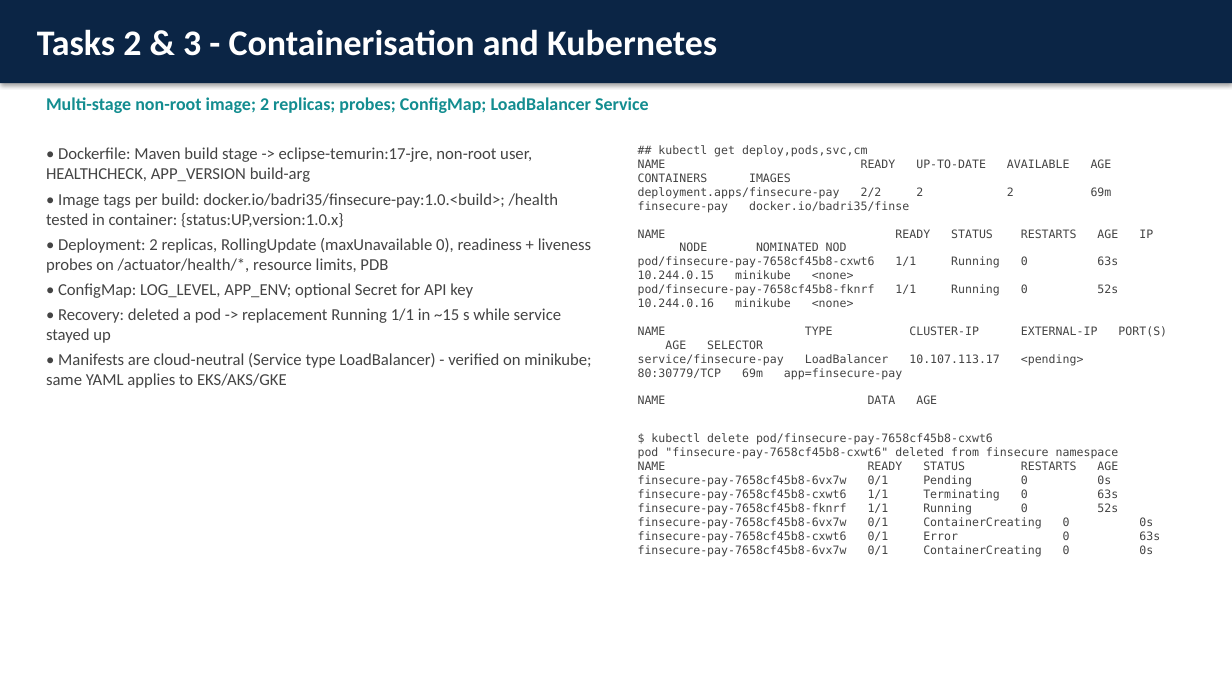
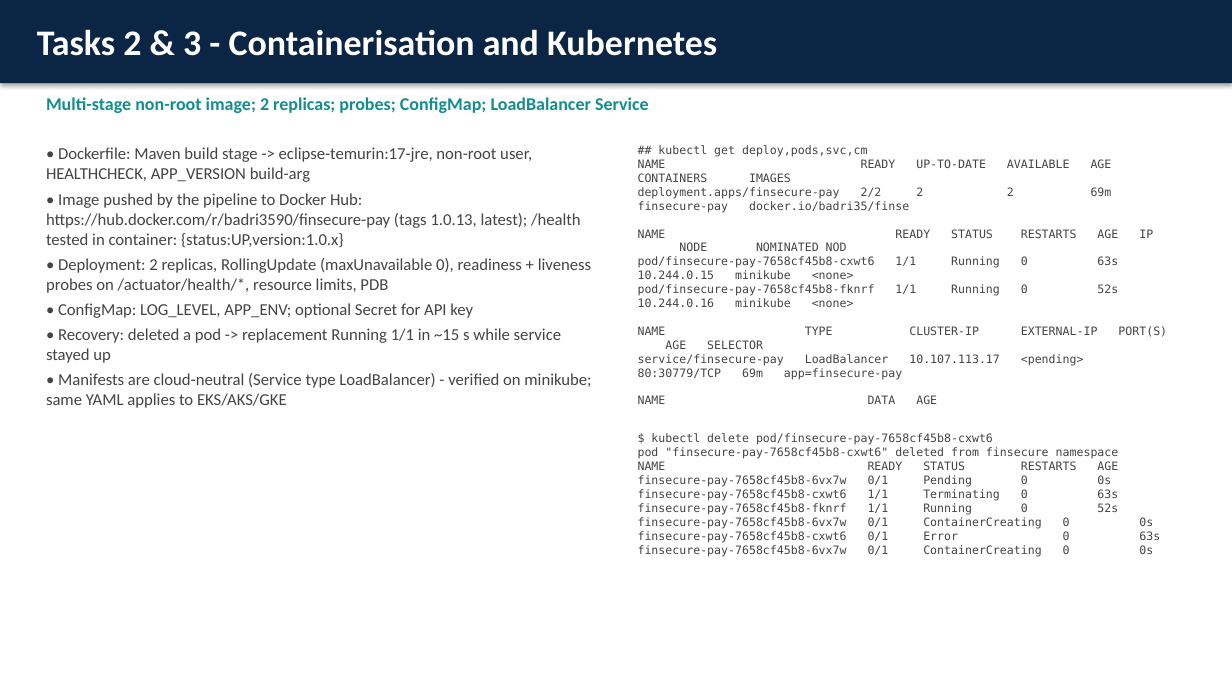
Before and after one commit to badri35/capstone, a slide deck: slide 3 of FinSecure-Pay-Capstone.pptx. Drawn at 1232x693 pixels with LibreOffice and Linux fonts; fonts in the diff are those of the drawing. Boxes give left, top, right and bottom in pixels: in the first picture for what was removed or moved away, otherwise in the second. Text is boxed around its words. In the diff, an @@ line names an element or a change of style, - is before the commit and + after.

Commit message:
evidence: image published to Docker Hub by pipeline (build 13); refresh deck

```diff
--- a/FinSecure-Pay-Capstone.pptx
+++ b/FinSecure-Pay-Capstone.pptx
@@ text at box(46, 193, 581, 247): text changed @@
-• Image tags per build: docker.io/badri35/finsecure-pay:1.0.<build>; /health tested in container: {status:UP,version:1.0.x}
+• Image pushed by the pipeline to Docker Hub: https://hub.docker.com/r/badri3590/finsecure-pay (tags 1.0.13, latest); /health tested in container: {status:UP,version:1.0.x}
```
Also in this commit, not shown: 1 other slide changed, 1 other file.
